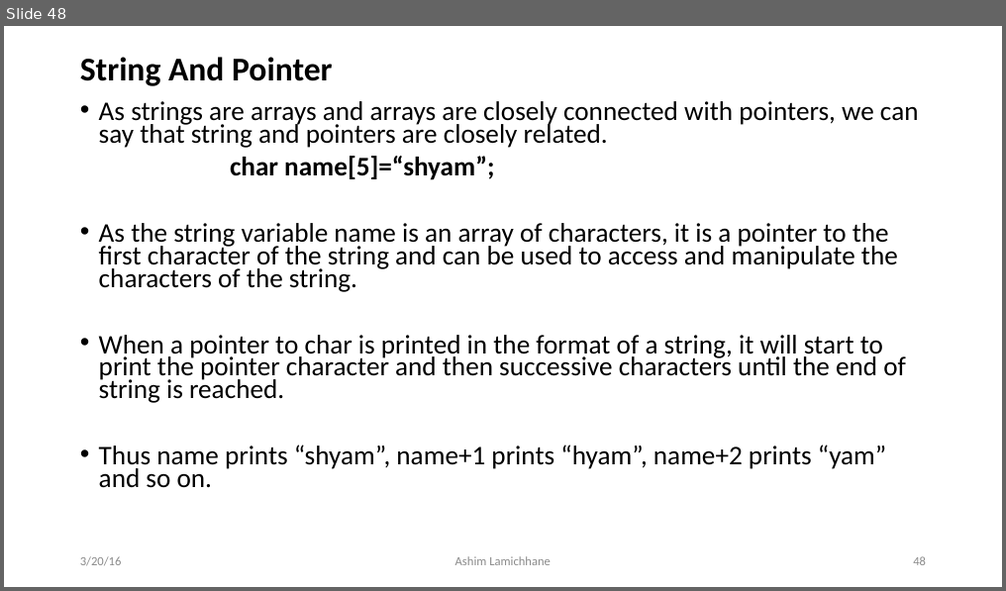
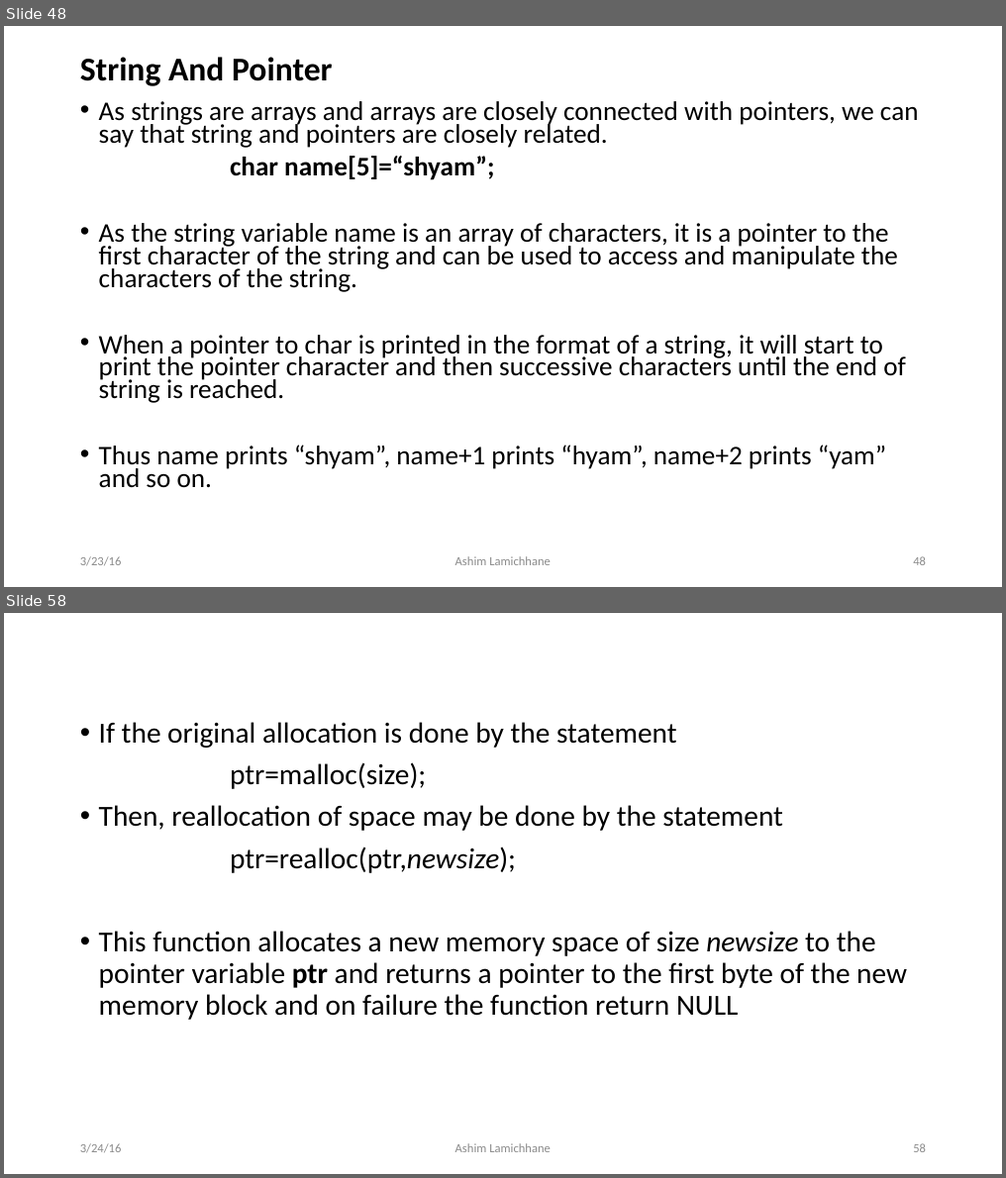
Before and after one commit to ashim888/csit-c, a slide deck: Unit 8/pointer.pptx. Shown one above the other, each under a label of ours: slide 48 before the commit, slides 48 and 58 after it; the slides between them are not shown. The pictures are 1006x591 and 1006x1178 pixels, drawn with LibreOffice and Linux fonts; fonts in the diff are those of the drawing. Boxes give left, top, right and bottom in pixels: in the first picture for what was removed or moved away, otherwise in the second. Text is boxed around its words. In the diff, an @@ line names an element or a change of style, - is before the commit and + after.

```diff
--- a/Unit 8/pointer.pptx
+++ b/Unit 8/pointer.pptx
@@ slide 58 added at (x1=4, y1=613, x2=1002, y2=1174), background #FFFFFF @@
@@ text added at (x1=99, y1=722, x2=907, y2=1020), 28 pt, text #000000 @@
+• If the original allocation is done by the statement
+ptr=malloc(size);
+• Then, reallocation of space may be done by the statement
+ptr=realloc(ptr,newsize);
+• This function allocates a new memory space of size newsize to the pointer variable ptr and returns a pointer to the first byte of the new memory block and on failure the function return NULL
@@ text added at (x1=80, y1=1144, x2=122, y2=1154), 12 pt, text #8C8C8C @@
+3/24/16
@@ text added at (x1=455, y1=1144, x2=550, y2=1153), 12 pt, text #8C8C8C @@
+Ashim Lamichhane
@@ page number added at (x1=913, y1=1144, x2=926, y2=1153), 12 pt, text #8C8C8C @@
+58
@@ slide 48 changed as well @@
@@ text at (x1=80, y1=557, x2=122, y2=567): text changed @@
-3/20/16
+3/23/16
```
Also in this commit, not shown: 51 other slides changed, 6 other slides added.
